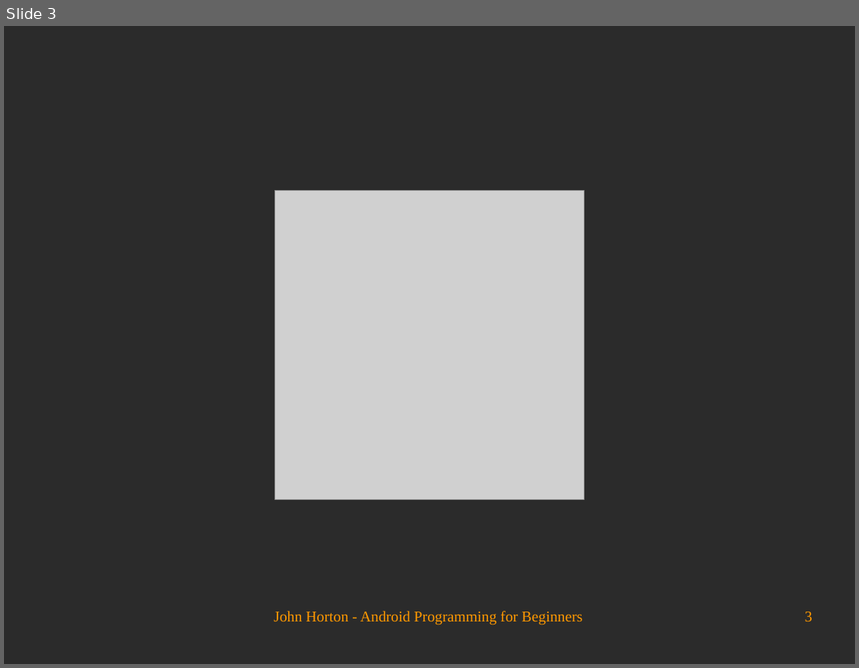
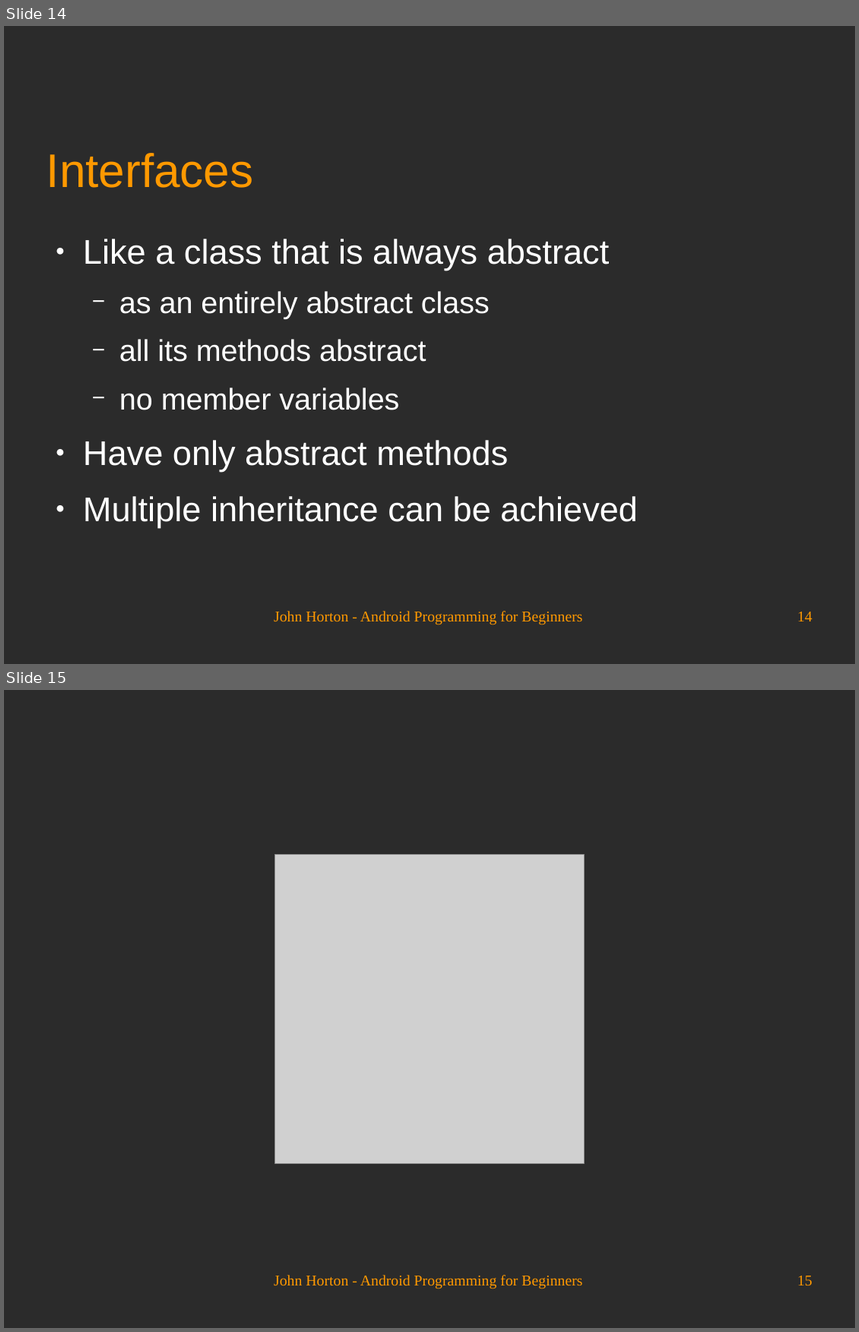
Before and after one commit to Academy-Soft-Intellect/Android-Programming-for-Beginners, a slide deck: 09_Object_Oriented_Programming.odp. Shown one above the other, each under a label of ours: slide 3 before the commit, slides 14 and 15 after it. The pictures are 859x668 and 859x1332 pixels, drawn with LibreOffice and Linux fonts; fonts in the diff are those of the drawing; grey boxes stand for pictures; background and template pictures are left out; a plain dark background stands for a picture behind light text. Boxes give left, top, right and bottom in pixels: in the first picture for what was removed or moved away, otherwise in the second. Text is boxed around its words. In the diff, an @@ line names an element or a change of style, - is before the commit and + after.

```diff
--- a/09_Object_Oriented_Programming.odp
+++ b/09_Object_Oriented_Programming.odp
@@ slide 14 added at (x1=4, y1=26, x2=855, y2=664), background picture (left out) @@
@@ title added at (x1=47, y1=153, x2=253, y2=188), 44 pt, text #FF9900 @@
+Interfaces
@@ text added at (x1=83, y1=239, x2=638, y2=528), 32 pt, text #FFFFFF @@
+● Like a class that is always abstract
+  − as an entirely abstract class
+  − all its methods abstract
+  − no member variables
+● Have only abstract methods
+● Multiple inheritance can be achieved
@@ text added at (x1=274, y1=611, x2=582, y2=626), 14 pt, text #FF9900 @@
+John Horton - Android Programming for Beginners
@@ page number added at (x1=797, y1=612, x2=813, y2=622), 14 pt, text #FF9900 @@
+14
@@ what was slide 3 is now slide 15 @@
@@ page number at (x1=797, y1=1276, x2=813, y2=1286): text changed @@
-3
+15
```
Also in this commit, not shown: 2 slides changed, 11 other slides added.
